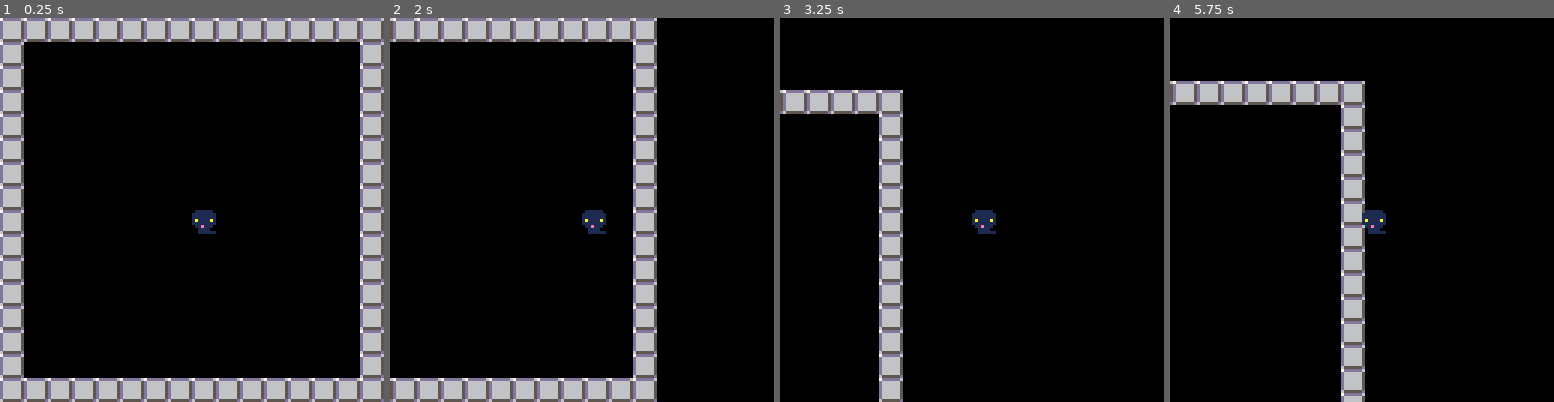
Above: before the commit, frames 1-4 (left to right).
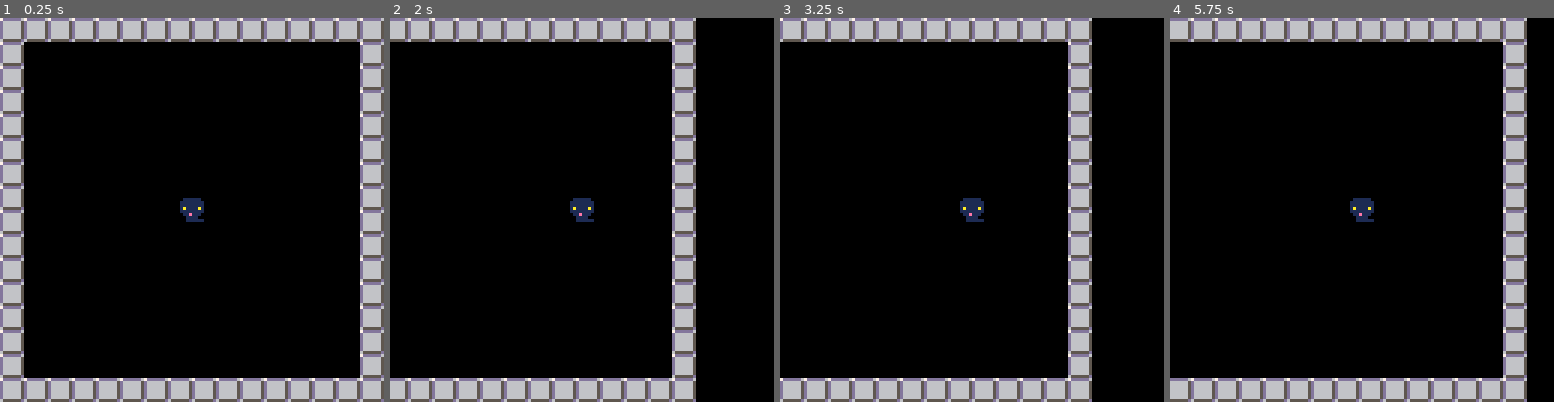
Above: after the commit, the same moments.

Repository: cutecprog/carts
Game: PICO-8 cartridge play.p8
The game is run twice, just before and just after one commit, with the same random seed, the same clock (stepped at 60 frames per second) and the same inputs.
Inputs:
- Up to frame 1 (0.25 s): no input
- Up to frame 2 (2 s): tap X (X key) at 0.33, 1.07, 1.85 s; tap O (Z key) at 0.7, 1.7 s; hold Right from 1.6 s (still down)
- Up to frame 3 (3.25 s): release Right at 2.1 s; tap O (Z key) at 2.1, 2.5, 2.9 s; hold Up 2.15-2.42 s; hold Right 2.47-3.03 s; tap X (X key) at 2.97 s; hold Left from 3.08 s (still down)
- Up to frame 4 (5.75 s): tap O (Z key) every 0.4 s from 3.3 to 5.7 s; release Left at 3.58 s; hold Down 3.63-3.97 s; hold Right 4.02-4.68 s; tap X (X key) at 4.08, 5.2 s; hold Up 4.73-5.03 s; hold Left 5.08-5.68 s; hold Down from 5.73 s (still down)

The runs differ from the first frame. In frame 1, 0.5% of the frame differs, in the area x 46-57%, y 46-57%; in frame 2, 17%; in frame 3, 22%; in frame 4, 25%, in the area x 0-93%, y 0-100%.

Commit message:
Refactor move function

Diff:
--- a/play.p8
+++ b/play.p8
@@ -2,53 +2,101 @@
 version 29
 __lua__
 function _init()
+ mode = move_around
 end
 
 function _update()
- move_around()
+ mode()
 end
 
 function _draw()
- cls()
- map(0,0,-pc.posx,-pc.posy,16,16)
- spr(1,64,64)
+ move_around_draw()
 end
 -->8
 --player
-pc = {posx=0, posy=0, speed=3}
+pc =
+{
+ posx=0,
+ posy=0,
+ speed=3,
+ bearing=0
+}
 -->8
 --util
-function btni(key)
- return btn(key) and 1 or 0
+comp =
+{{-.707,-.707},{0,-1},
+ {.707,-.707},{1,0},
+ {.707,.707},{0,1},
+ {-.707,.707},{-1,0}}
+
+function dpad_bearing()
+ if btn(⬅️) then
+  if btn(⬆️) then
+   return 0
+  elseif btn(⬇️) then
+   return 6
+  else
+   return 7
+  end
+ elseif btn(➡️) then
+  if btn(⬆️) then
+   return 2
+  elseif btn(⬇️) then
+   return 4
+  else
+   return 3
+  end
+ elseif btn(⬆️) then
+  return 1
+ elseif btn(⬇️) then
+  return 5
+ end
+ return false
 end
 
+function move(self, speed, bearing)
+ self.posx += speed * comp[bearing+1][1]
+ self.posy += speed * comp[bearing+1][2]
+end
+-->8
+--update and draw functions
 function move_around()
  local speed = pc.speed
+ local _bearing = dpad_bearing()
  if btn(❎) then
   speed *= 1.5
  end
  if btnp(🅾️) then
+  mode = select_action
+ end
+ if _bearing then
+  pc.bearing = _bearing
+  move(pc,speed, pc.bearing)
+ end
+end
+
+function move_around_draw()
+ cls()
+ map(0,0,-pc.posx,-pc.posy,16,16)
+ spr(1,60,60)
+end
+
+function select_action()
+ if btnp(❎) then
+  mode = move_around
+ end
+ if btnp(🅾️) then
   sfx(0)
  end
- move(pc,speed,⬅️,➡️,⬆️,⬇️)
 end
-
-function move(self,speed,l,r,u,d)
- if btni(l)+btni(r)
-    +btni(u)+btni(d) == 2 then
-  speed *= .707
- end
- if(btn(l)) then
-  self.posx-=speed
- end
- if(btn(r)) then
-  self.posx+=speed
- end
-  if(btn(u)) then
-  self.posy-=speed
- end
-  if(btn(d)) then
-  self.posy+=speed
+-->8
+--test code
+function test_update()
+ bearing = dpad_bearing()
+ if bearing then
+ 	print(comp[bearing+1][1])
+ 	print(comp[bearing+1][2])
+ 	print('------------')
  end
 end
 __gfx__
